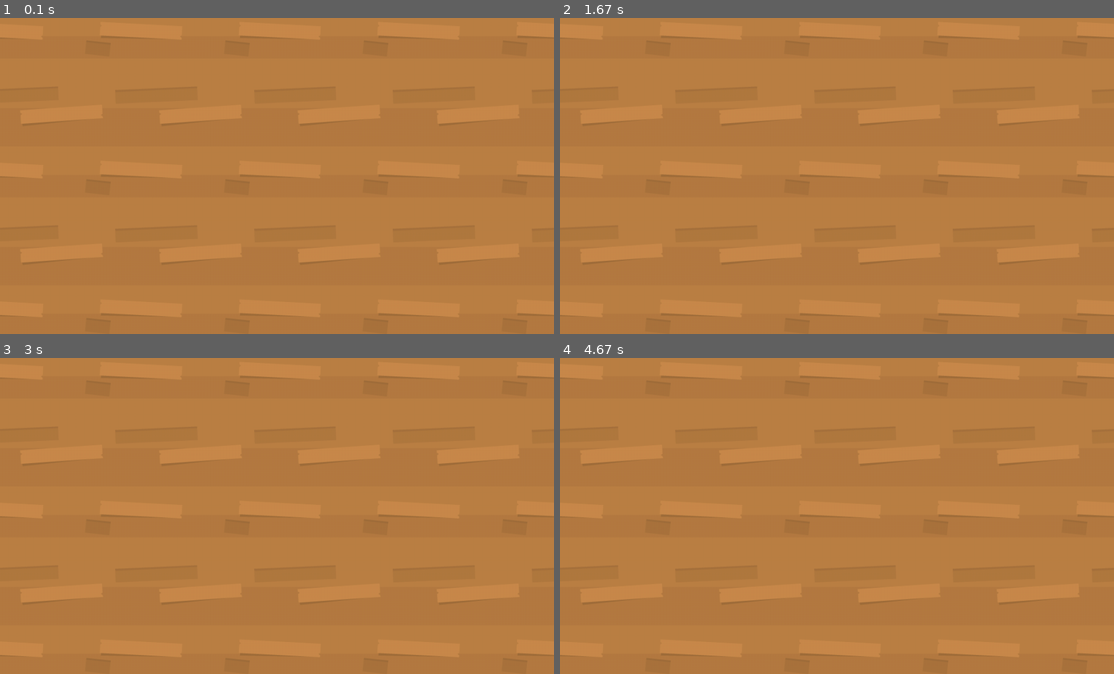
Above: before the commit, frames 1-4 (two rows, left to right).
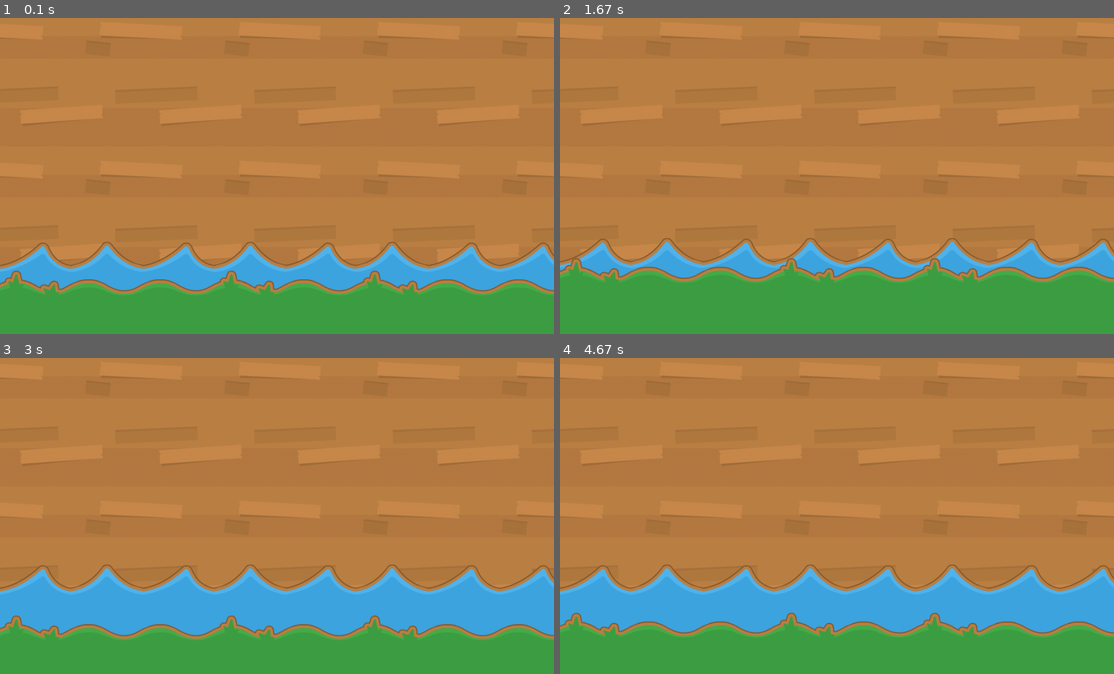
Above: after the commit, the same moments.

Repository: eccololo/pygame-projects
Game: pygame game, started from DuckDuck Shot/OOP/main.py
Two runs of this game, one before a commit and one after it. Both use one fixed random seed, a clock stepped at 60 frames per second and the inputs below.
Inputs:
- Up to frame 1 (0.1 s): no input
- Up to frame 2 (1.67 s): no input
- Up to frame 3 (3 s): no input
- Up to frame 4 (4.67 s): no input

The runs differ from the first frame. In frame 1, 23% of the frame differs, in the area x 0-100%, y 70-100%; in frame 2, 24%; in frame 3, 28%, in the area x 0-100%, y 65-100%; in frame 4, 28%.

Commit message:
Add animation of surface feature to class surface and to main.

Diff:
--- a/DuckDuck Shot/OOP/main.py
+++ b/DuckDuck Shot/OOP/main.py
@@ -7,10 +7,15 @@
 
 # ============= Surface Assets ===============
 wood_bg = Surface("./assets/images/Wood_BG.png", screen)
+
 land_bg = Surface("./assets/images/Land_BG.png", screen)
+land_bg.make_animable_y(480, 500, 460, 0.3)
 water_bg = Surface("./assets/images/Water_BG.png", screen)
+water_bg.make_animable_y(420, 450, 390, 0.6)
+
 cloud_1 = Surface("./assets/images/Cloud1.png", screen)
 cloud_2 = Surface("./assets/images/Cloud2.png", screen)
+
 
 while True:
 
@@ -19,6 +24,8 @@
             screen.quit_game()
 
     wood_bg.display_surface(0, 0)
+    water_bg.animate_y(0)
+    land_bg.animate_y(0)
 
     pygame.display.update()
     screen.set_clock(120)
--- a/DuckDuck Shot/OOP/surface.py
+++ b/DuckDuck Shot/OOP/surface.py
@@ -7,5 +7,23 @@
         self.surface = pygame.image.load(img_path)
         self.screen = screen
 
+        # For animation
+        self.animation_start_y = None
+        self.animation_max_y = None
+        self.animation_min_y = None
+        self.animation_speed = None
+
     def display_surface(self, x_cor, y_cor):
         self.screen.get_screen().blit(self.surface, (x_cor, y_cor))
+
+    def make_animable_y(self, animation_start_y=None, animation_max_y=None, animation_min_y=None, animation_speed=None):
+        self.animation_start_y = animation_start_y
+        self.animation_max_y = animation_max_y
+        self.animation_min_y = animation_min_y
+        self.animation_speed = animation_speed
+
+    def animate_y(self, x_cor):
+        self.animation_start_y += self.animation_speed
+        if self.animation_start_y >= self.animation_max_y or self.animation_start_y <= self.animation_min_y:
+            self.animation_speed *= -1
+        self.screen.get_screen().blit(self.surface, (x_cor, self.animation_start_y))
